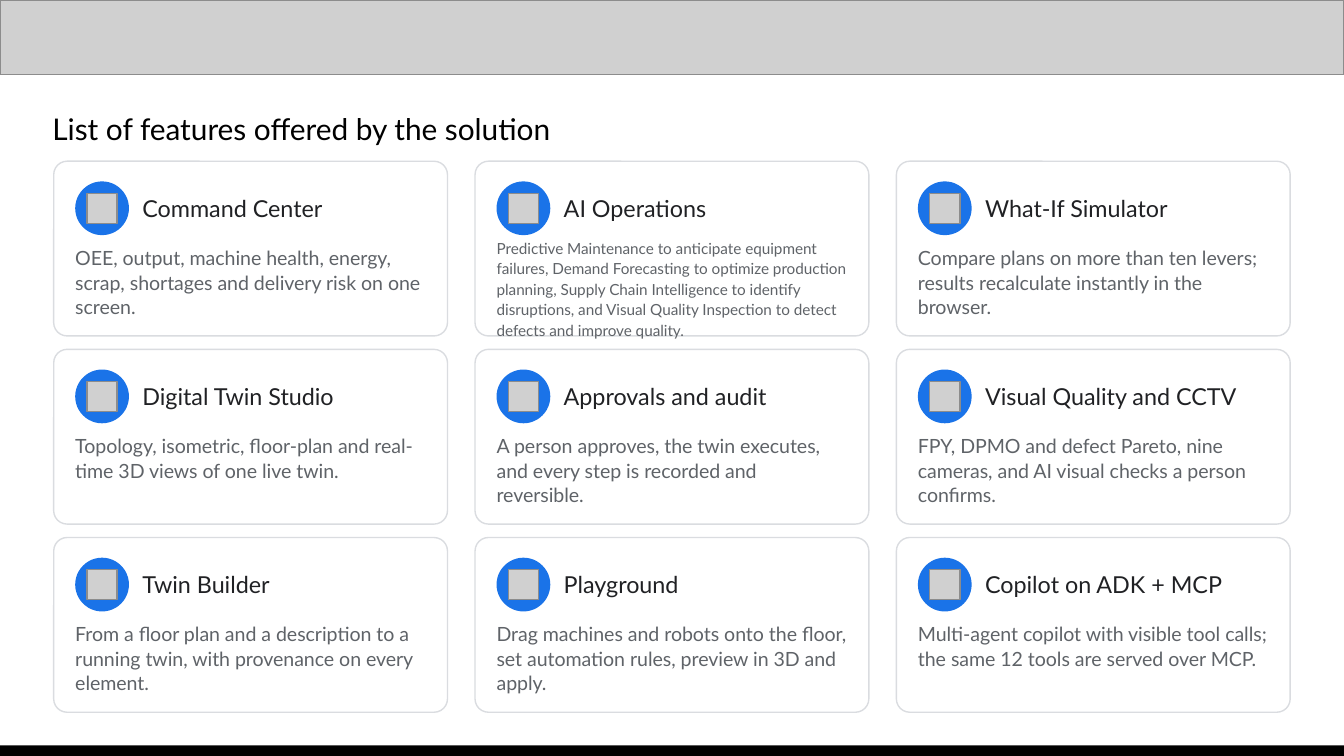
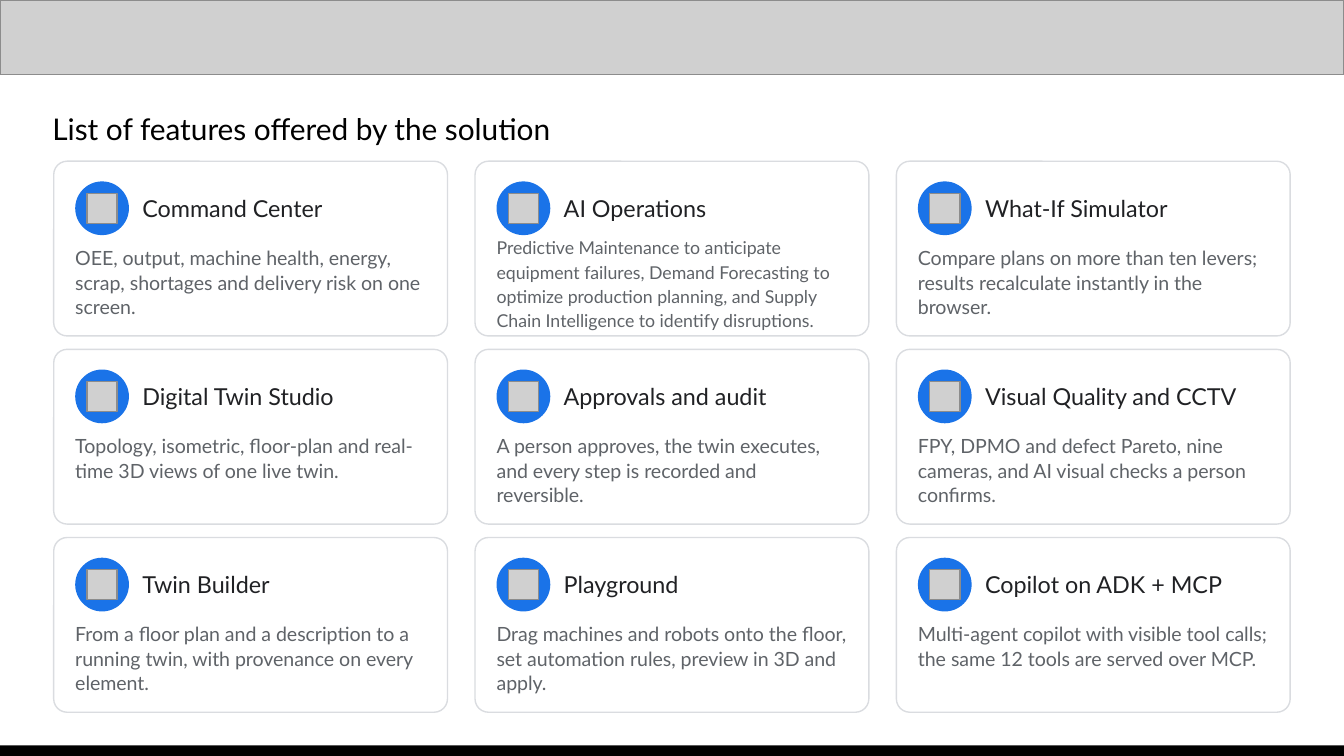
Before and after one commit to The-OWLabs/twin-forge-ai, a slide deck: slide 4 of docs/TwinForge_AI_Builder_Cup.pptx. Drawn at 1344x756 pixels with LibreOffice and Linux fonts; fonts in the diff are those of the drawing; grey boxes stand for pictures. Boxes give left, top, right and bottom in pixels: in the first picture for what was removed or moved away, otherwise in the second. Text is boxed around its words. In the diff, an @@ line names an element or a change of style, - is before the commit and + after.

Commit message:
docs: adjust Feature 2 description and font size to match other cards on Slide 4

```diff
--- a/docs/TwinForge_AI_Builder_Cup.pptx
+++ b/docs/TwinForge_AI_Builder_Cup.pptx
@@ text at [497,241,829,330]: text changed; size 8.2 to 9.5 pt @@
-Predictive Maintenance to anticipate equipment failures, Demand Forecasting to optimize production planning, Supply Chain Intelligence to identify disruptions, and Visual Quality Inspection to detect defects and improve quality.
+Predictive Maintenance to anticipate equipment failures, Demand Forecasting to optimize production planning, and Supply Chain Intelligence to identify disruptions.
```
